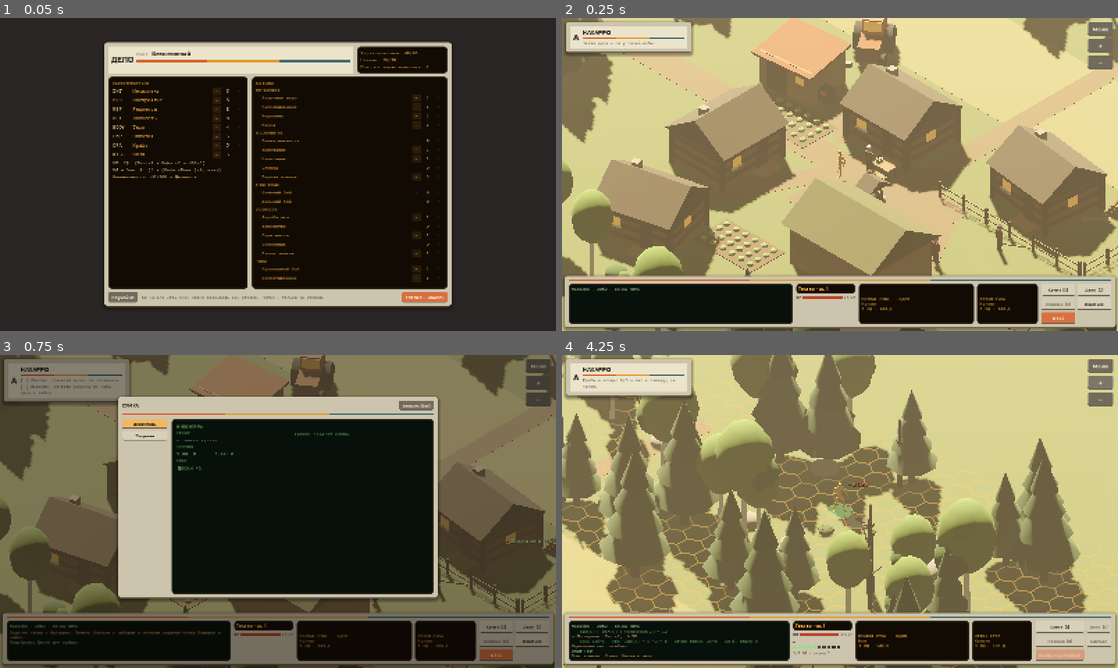
Above: before the commit, frames 1-4 (two rows, left to right).
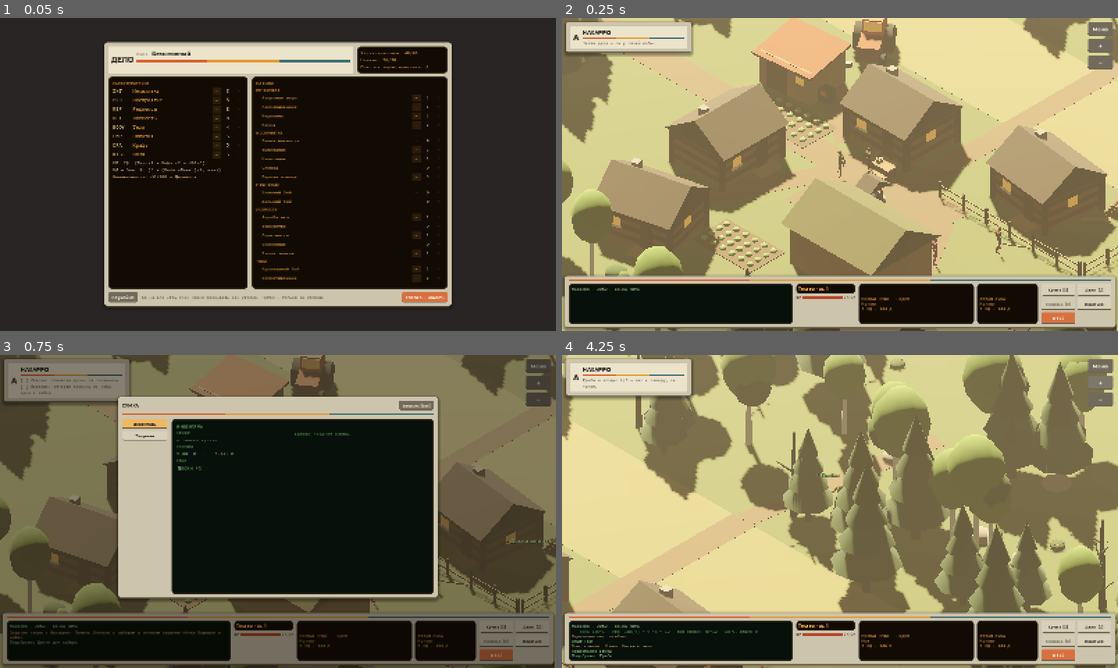
Above: after the commit, the same moments.

Repository: nerkusa/projectdoomsday
Game: Godot game, scene res://tools/smoke_test.tscn
Same seed, same stepped clock (60 frames per second), same inputs: the game is played once before the commit and once after it. This scene is started directly instead of the project's main scene.
Inputs (mouse positions are in pixels of both pictures, inside the frame that each line leads up to):
- Up to frame 1 (0.05 s): no input
- Up to frame 2 (0.25 s): no input
- Up to frame 3 (0.75 s): tap Enter at 0.5 s; move the mouse to (400, 495) at 0.52 s; tap I at 0.6 s; click (400, 495) at 0.67 s
- Up to frame 4 (4.25 s): tap Space at 0.77, 2.27 s; click "Меню" at 1.25 s; move the mouse to (728, 527) at 2.02 s; hold A 2.03-2.78 s; tap C at 2.1 s; move the mouse to (895, 442) at 2.77 s; tap R at 2.85 s; click "+" at 3.5 s

Frame 1 is identical in both runs. In frame 2, 0.3% of the frame differs, in the area x 49-81%, y 40-83%; in frame 3, less than 0.1%; in frame 4, 54%, in the area x 0-100%, y 0-100%.

Commit message:
Манекен у всех персонажей, ходьба и крадучись, атака из скрытности, слабее враги
- use_anim_model включён по умолчанию: все персонажи на манекене с
  анимациями, тело и суставы красятся цветами look из шаблона.
- Герой идёт шагом к близкой точке (до 5 м) и бежит к дальней; крадучись —
  медленно, анимации Crouch_Fwd / Crouch_Idle.
- Нападение из скрытности: первая атака героя ×5 к попаданию и урону.
- Пёс и бойцы у амбара заметно слабее, быстрее бегут с поля боя.

Co-Authored-By: Claude Opus 5.5 <noreply@anthropic.com>
Claude-Session: https://claude.ai/code/session_01YajSCAyHcZtugJuAiengQs

Diff:
--- a/data/characters.json
+++ b/data/characters.json
@@ -41,9 +41,9 @@
 
   "wolf": {
     "name": "Одичавший пёс",
-    "stats": {"INT": 1, "PRC": 7, "REF": 4, "DEX": 5, "BODY": 2, "EMP": 1, "CRA": 1, "WILL": 3},
-    "skills": {"Рукопашный бой": 2, "Уклонение": 2}, "hp_roll": 2, "weapon": "bite", "xp": 60,
-    "flee_below": 0.4, "will_dc": 12,
+    "stats": {"INT": 1, "PRC": 6, "REF": 3, "DEX": 3, "BODY": 2, "EMP": 1, "CRA": 1, "WILL": 2},
+    "skills": {"Рукопашный бой": 1}, "hp_roll": 1, "weapon": "bite", "xp": 60,
+    "flee_below": 0.5, "will_dc": 13,
     "look": {"skin": "#5a4a3a", "top": "#5a4a3a", "pants": "#4a3a2a", "hair": "#3a2a1a", "boots": "#3a2a1a"},
     "scale": 0.62
   },
@@ -71,18 +71,20 @@
 
   "soldier_a": {
     "name": "Боец в маске",
-    "stats": {"INT": 5, "PRC": 6, "REF": 5, "DEX": 4, "BODY": 5, "EMP": 3, "CRA": 3, "WILL": 6},
-    "skills": {"Дальний бой": 3, "Уклонение": 2, "Рукопашный бой": 2},
-    "hp_roll": 5, "weapon": "pistol", "mag": 8, "ammo": 8, "xp": 120,
-    "armor": {"type": "light", "max": 6, "name": "лёгкий бронежилет"},
+    "stats": {"INT": 5, "PRC": 5, "REF": 3, "DEX": 3, "BODY": 3, "EMP": 3, "CRA": 3, "WILL": 3},
+    "skills": {"Дальний бой": 1, "Рукопашный бой": 1},
+    "hp_roll": 2, "weapon": "pistol", "mag": 4, "ammo": 4, "xp": 120,
+    "flee_below": 0.5, "will_dc": 14,
+    "armor": {"type": "light", "max": 3, "name": "лёгкий бронежилет"},
     "loot": {"bandage": 1, "raider_token": 1},
     "look": {"skin": "#b58a66", "top": "#3a3f3a", "pants": "#2e2f30", "vest": "#d9622b", "helmet": "#2b2b28", "mask": true}
   },
   "soldier_b": {
     "name": "Боец с мачете",
-    "stats": {"INT": 4, "PRC": 5, "REF": 5, "DEX": 5, "BODY": 6, "EMP": 3, "CRA": 3, "WILL": 5},
-    "skills": {"Ближний бой": 3, "Уклонение": 2},
-    "hp_roll": 6, "weapon": "machete", "xp": 120, "hp_frac": 0.55,
+    "stats": {"INT": 4, "PRC": 4, "REF": 3, "DEX": 3, "BODY": 4, "EMP": 3, "CRA": 3, "WILL": 3},
+    "skills": {"Ближний бой": 1},
+    "hp_roll": 2, "weapon": "machete", "xp": 120, "hp_frac": 0.5,
+    "flee_below": 0.5, "will_dc": 14,
     "loot": {"medkit": 1},
     "look": {"skin": "#c0906a", "top": "#3a3f3a", "pants": "#2e2f30", "vest": "#d9622b", "helmet": "#2b2b28", "mask": true}
   }
--- a/scripts/combat/combat_manager.gd
+++ b/scripts/combat/combat_manager.gd
@@ -23,6 +23,8 @@
 var reach: Dictionary = {}
 var hero_f: Fighter
 var hero_init := 0
+## Первая атака героя после нападения из скрытности (Rules.SNEAK_MULT)
+var sneak_attack := false
 
 
 func setup(m: Node) -> void:
@@ -115,6 +117,7 @@
 	main.player.fighter = hero_f
 	units = [hero_f]
 	units.append_array(foes)
+	sneak_attack = bool(opts.get("ambush", false))
 	Game.hero.sneak = false
 	for f in foes:
 		f.node.set_held(f.wkey)
@@ -176,6 +179,9 @@
 	if not u.active():
 		end_turn(true)
 		return
+	if not u.is_hero:
+		# враги пришли в себя — внезапность упущена
+		sneak_attack = false
 	u.ap = Rules.ap_for(u.stats, u.hp, u.max_hp if not u.is_hero else Game.hero_max())
 	u.ap_max = u.ap
 	u.db = 0
@@ -452,6 +458,7 @@
 	paint()
 	main.player.face_towards(t.node.global_position)
 	var after := func():
+		sneak_attack = false
 		await get_tree().create_timer(0.48, false).timeout
 		busy = false
 		if check_end():
@@ -703,12 +710,15 @@
 	var R := Rules.roll_hit()
 	var A := Rules.atk_mods(att, w, aim_z, dist, extra)
 	var D := Rules.def_mods(dfn)
-	var t: int = R.d + A.total
+	var sneak := att.is_hero and sneak_attack
+	var at: int = maxi(1, A.total) * Rules.SNEAK_MULT if sneak else A.total
+	var t: int = R.d + at
 	var show: bool = Game.settings.get("show_rolls", true)
-	clog("%s: %s%s%s%s" % [att.name, w.name, (" » " + aim_z) if aim_z != null else "", note, " · КРИТ" if R.crit else (" · ПРОВАЛ" if R.fumble else "")],
-		"атака d10(%d) + %s(%d) + %s(%d)%s%s%s%s = %d" % [R.d, A.st_k, A.rv, A.sk, A.sv,
+	clog("%s: %s%s%s%s%s" % [att.name, w.name, (" » " + aim_z) if aim_z != null else "", note, " · ИЗ СКРЫТНОСТИ" if sneak else "", " · КРИТ" if R.crit else (" · ПРОВАЛ" if R.fumble else "")],
+		"атака d10(%d) + (%s(%d) + %s(%d)%s%s%s%s)%s = %d" % [R.d, A.st_k, A.rv, A.sk, A.sv,
 		(" + бонус(%d)" % A.b) if A.b else "", (" − прицел(%d)" % A.ap) if A.ap else "",
-		(" − дальность(%d)" % A.rp) if A.rp else "", (" − очередь(%d)" % A.ex) if A.ex else "", t] if show else "")
+		(" − дальность(%d)" % A.rp) if A.rp else "", (" − очередь(%d)" % A.ex) if A.ex else "",
+		(" ×%d скрытность" % Rules.SNEAK_MULT) if sneak else "", t] if show else "")
 	var Q := Rules.roll_hit()
 	var dt: int = Q.d + D.total
 	clog("%s уклоняется%s" % [dfn.name, " · КРИТ" if Q.crit else (" · ПРОВАЛ" if Q.fumble else "")],
@@ -728,6 +738,8 @@
 	var wp := Rules.wound_dmg_penalty(att.hp, mx)
 	var raw := maxi(0, Rules.sum_arr(dice) + int(w.get("bonus", 0)) - wp)
 	var mul := int(floor(raw * float(z.mult)))
+	if sneak:
+		mul *= Rules.SNEAK_MULT
 	var armor_type := "none"
 	if not dfn.armor.is_empty() and z.slot == "body":
 		armor_type = dfn.armor.get("type", "none")
@@ -749,7 +761,7 @@
 	clog("» Попадание: %s ×%d, −%d ХП" % [z.name, z.mult, ae.hd],
 		"%s · урон %s(%s)%s%s = %d ×%d = %d · %s%s · ХП %d, стало %d" % ["прицельно" if aim_z != null else "зона 1d6=%d" % zr, w.dmg,
 		"+".join(dice.map(func(x): return str(x))), (" + %d" % int(w.bonus)) if int(w.get("bonus", 0)) else "",
-		(" − раны(%d)" % wp) if wp else "", raw, z.mult, mul, ae.desc, armor_note, before, after] if show else "", "hit")
+		(" − раны(%d)" % wp) if wp else "", raw, z.mult * (Rules.SNEAK_MULT if sneak else 1), mul, ae.desc, armor_note, before, after] if show else "", "hit")
 	if not dfn.is_hero:
 		if dfn.hp <= 0 and dfn.lethal:
 			kill(dfn)
--- a/scripts/core/rules.gd
+++ b/scripts/core/rules.gd
@@ -70,6 +70,9 @@
 	{"r": 5, "name": "Пах", "mult": 2, "slot": "body", "ignore_armor": true},
 	{"r": 6, "name": "Ноги", "mult": 1, "slot": "body", "ignore_armor": false},
 ]
+## Атака из скрытности (бой начат, пока герой крался): первая атака героя
+## умножает модификатор попадания и урон
+const SNEAK_MULT := 5
 const AIM_PEN := {"Голова": 6, "Шея": 4, "Пах": 4, "Торс": 2, "Руки": 2, "Ноги": 2}
 
 const LEVEL_REWARDS := {
--- a/scripts/main.gd
+++ b/scripts/main.gd
@@ -6,6 +6,11 @@
 }
 const CAM_DIR := Vector3(1, 1, 1)
 const CAM_DIST := 60.0
+## Скорость героя вне боя (м/с) и до какого расстояния он идёт шагом, а не бежит
+const WALK_SPEED := 1.8
+const RUN_SPEED := 4.2
+const SNEAK_SPEED := 1.4
+const WALK_MAX_DIST := 5.0
 
 var location: Location
 var player: Character
@@ -311,6 +316,18 @@
 		return
 	menu.open("pause")
 	get_tree().paused = true
+
+
+## Крадучись — медленно; к близкой точке — шагом; далеко — бегом
+func _move_speed(pts: Array) -> float:
+	if Game.hero.get("sneak", false):
+		return SNEAK_SPEED
+	var dist := 0.0
+	var prev := player.global_position
+	for p in pts:
+		dist += Vector2(p.x - prev.x, p.z - prev.z).length()
+		prev = p
+	return WALK_SPEED if dist <= WALK_MAX_DIST else RUN_SPEED
 
 
 func _sneak_radius(base: float) -> float:
@@ -501,7 +518,7 @@
 	var pts := []
 	for x in path:
 		pts.append(g.to_world(x))
-	player.move_along(pts, cb, 4.2)
+	player.move_along(pts, cb, _move_speed(pts))
 	return true
 
 
--- a/scripts/world/anim_body.gd
+++ b/scripts/world/anim_body.gd
@@ -17,7 +17,8 @@
 var _hand: Node3D
 
 
-func build() -> bool:
+## look — цвета из шаблона персонажа: top красит тело манекена, pants — суставы.
+func build(look := {}) -> bool:
 	if not ResourceLoader.exists(MODEL):
 		return false
 	var ps: PackedScene = load(MODEL)
@@ -38,7 +39,23 @@
 		att.add_child(_hand)
 	for mi in _meshes(inst):
 		mi.cast_shadow = GeometryInstance3D.SHADOW_CASTING_SETTING_ON
+		_tint(mi, look)
 	return true
+
+
+func _tint(mi: MeshInstance3D, look: Dictionary) -> void:
+	if mi.mesh == null:
+		return
+	for i in mi.mesh.get_surface_count():
+		var src := mi.mesh.surface_get_material(i)
+		var joints := src != null and src.resource_name.contains("Joints")
+		var key := "pants" if joints else "top"
+		if not look.has(key):
+			continue
+		var m := StandardMaterial3D.new()
+		m.albedo_color = Color(look[key])
+		m.roughness = 0.8
+		mi.set_surface_override_material(i, m)
 
 
 func hand() -> Node3D:
--- a/scripts/world/character.gd
+++ b/scripts/world/character.gd
@@ -30,7 +30,8 @@
 @export var use_hero_model := false
 ## Манекен из Universal Animation Library с готовыми анимациями
 ## (ходьба, удар, выстрел, смерть...). Главнее, чем use_hero_model.
-@export var use_anim_model := false:
+## Выключи, чтобы вернуть процедурного человечка из брусков.
+@export var use_anim_model := true:
 	set(v):
 		use_anim_model = v
 		if Engine.is_editor_hint() and is_inside_tree():
@@ -107,7 +108,7 @@
 	if use_anim_model:
 		var ab := AnimBody.new()
 		holder.add_child(ab)
-		if ab.build():
+		if ab.build(t.get("look", {})):
 			if start_dead:
 				ab.play("Death01", 0.0, 1.0, false, true)
 			elif start_pose in ["sit", "down"]:
@@ -131,7 +132,7 @@
 	if use_anim_model:
 		var ab := AnimBody.new()
 		rig.add_child(ab)
-		if ab.build():
+		if ab.build(tpl.get("look", {})):
 			body = ab
 		else:
 			ab.queue_free()
@@ -401,9 +402,10 @@
 
 
 # ---------------- готовые анимации (AnimBody) ----------------
-## Скорость (м/с), с которой клип ходьбы/бега выглядит естественно
+## Скорость (м/с), с которой клип ходьбы/бега/крадучись выглядит естественно
 const WALK_CLIP_SPEED := 1.4
 const JOG_CLIP_SPEED := 3.4
+const CROUCH_CLIP_SPEED := 1.2
 var _clip_started := false
 
 
@@ -426,7 +428,12 @@
 		"yield":
 			ab.play("Crouch_Idle", 0.3)
 		_:
-			if moving:
+			var sneak := is_player and bool(Game.hero.get("sneak", false))
+			if sneak and moving:
+				ab.play("Crouch_Fwd", 0.2, clampf(speed / CROUCH_CLIP_SPEED, 0.6, 1.8))
+			elif sneak:
+				ab.play("Crouch_Idle", 0.3)
+			elif moving:
 				if speed < 2.2:
 					ab.play("Walk", 0.2, clampf(speed / WALK_CLIP_SPEED, 0.6, 1.8))
 				else:
Not shown, changed: README.md
